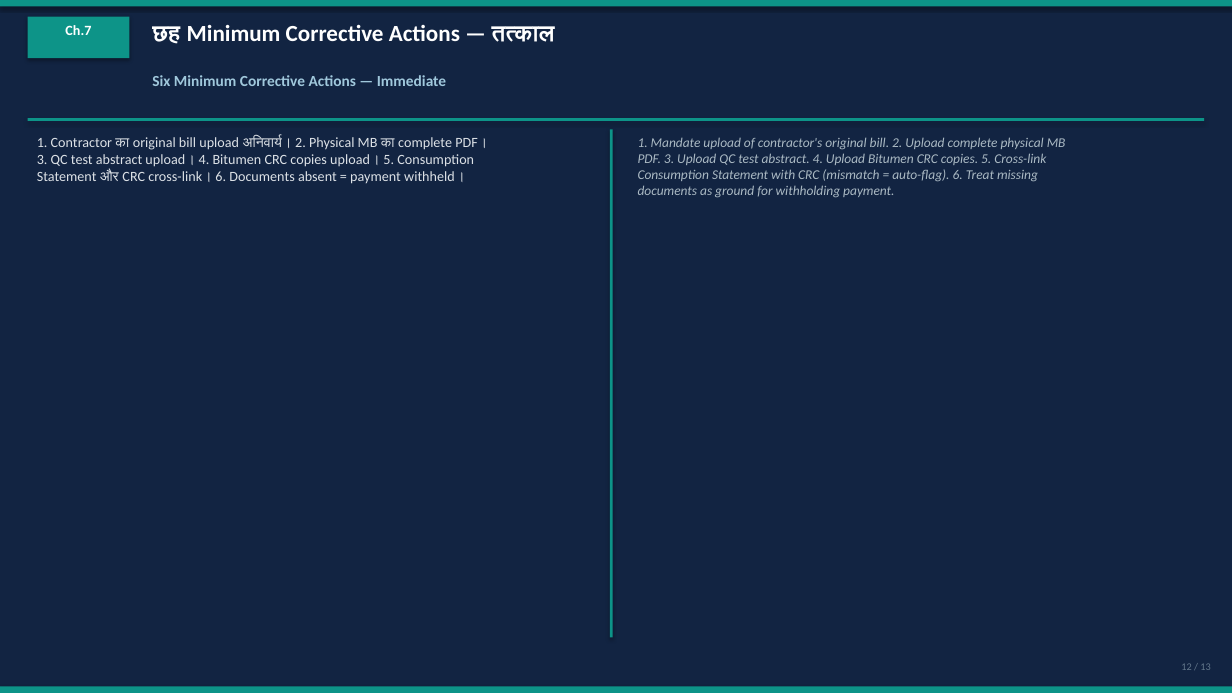
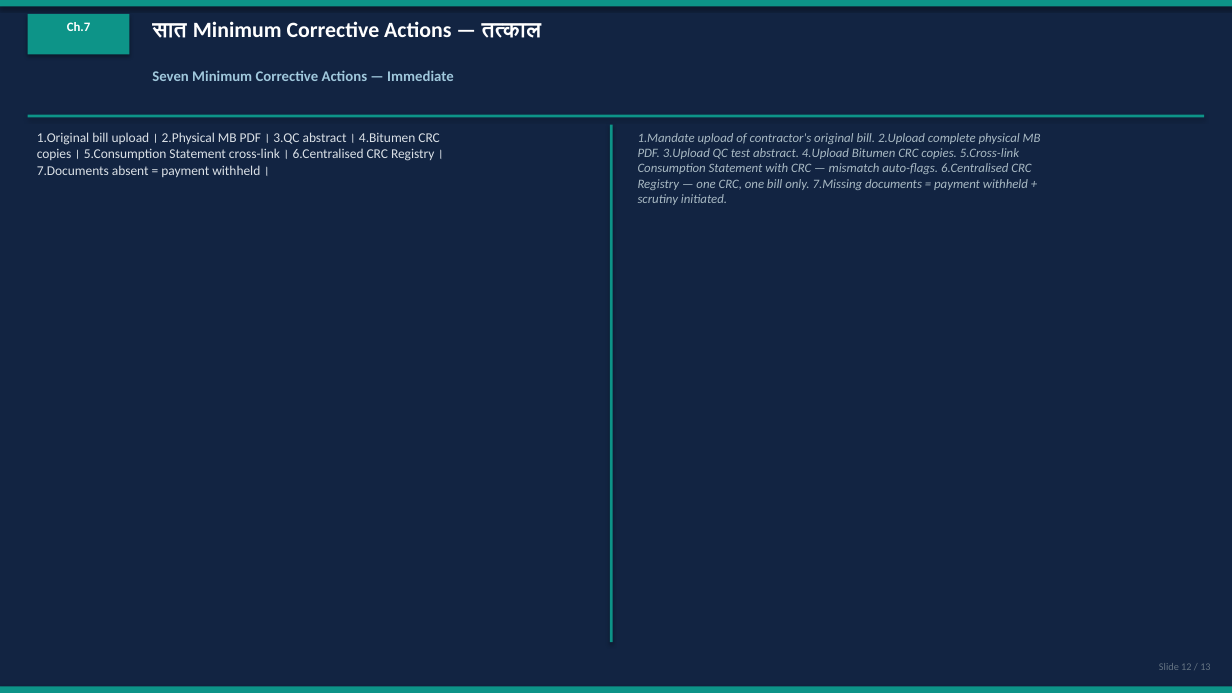
Before and after one commit to CRAJKUMARSINGH/News-Article-Elaborator, a slide deck: slide 12 of artifacts/rajasthan-ifms-crisis/PWD-eMB-Corruption-Investigation.pptx. Drawn at 1232x693 pixels with LibreOffice and Linux fonts; fonts in the diff are those of the drawing. Boxes give left, top, right and bottom in pixels: in the first picture for what was removed or moved away, otherwise in the second. Text is boxed around its words. In the diff, an @@ line names an element or a change of style, - is before the commit and + after.

```diff
--- a/artifacts/rajasthan-ifms-crisis/PWD-eMB-Corruption-Investigation.pptx
+++ b/artifacts/rajasthan-ifms-crisis/PWD-eMB-Corruption-Investigation.pptx
@@ text "Ch.7" at [67, 22, 91, 31]: size 11 to 10 pt @@
@@ text at [152, 21, 542, 38]: text changed; size 18 to 17 pt @@
-छह Minimum Corrective Actions — तत्काल
+सात Minimum Corrective Actions — तत्काल
@@ text at [152, 70, 454, 81]: text changed; size 12 to 11.5 pt @@
-Six Minimum Corrective Actions — Immediate
+Seven Minimum Corrective Actions — Immediate
@@ rectangle: place and size @@
-rectangle at [28, 118, 1204, 121]
+rectangle at [28, 115, 1204, 117]
@@ text at [37, 132, 444, 177]: text changed; size 11 to 10.5 pt; text colour #DCE1E6 to #DAE0E6 @@
-1. Contractor का original bill upload अनिवार्य। 2. Physical MB का complete PDF।
-3. QC test abstract upload। 4. Bitumen CRC copies upload। 5. Consumption
-Statement और CRC cross-link। 6. Documents absent = payment withheld।
+1.Original bill upload। 2.Physical MB PDF। 3.QC abstract। 4.Bitumen CRC
+copies। 5.Consumption Statement cross-link। 6.Centralised CRC Registry।
+7.Documents absent = payment withheld।
@@ rectangle: place and size @@
-rectangle at [610, 129, 613, 638]
+rectangle at [610, 125, 613, 642]
@@ text at [638, 133, 1041, 205]: text changed; size 10.5 to 10 pt; text colour #AAB9C3 to #A8B9C3 @@
-1. Mandate upload of contractor's original bill. 2. Upload complete physical MB
-PDF. 3. Upload QC test abstract. 4. Upload Bitumen CRC copies. 5. Cross-link
-Consumption Statement with CRC (mismatch = auto-flag). 6. Treat missing
-documents as ground for withholding payment.
+1.Mandate upload of contractor's original bill. 2.Upload complete physical MB
+PDF. 3.Upload QC test abstract. 4.Upload Bitumen CRC copies. 5.Cross-link
+Consumption Statement with CRC — mismatch auto-flags. 6.Centralised CRC
+Registry — one CRC, one bill only. 7.Missing documents = payment withheld +
+scrutiny initiated.
@@ text at [1159, 663, 1210, 670]: text changed; text colour #64788C to #647382 @@
-12 / 13
+Slide 12 / 13
```
Also in this commit, not shown: 13 other slides changed, 6 other files.
